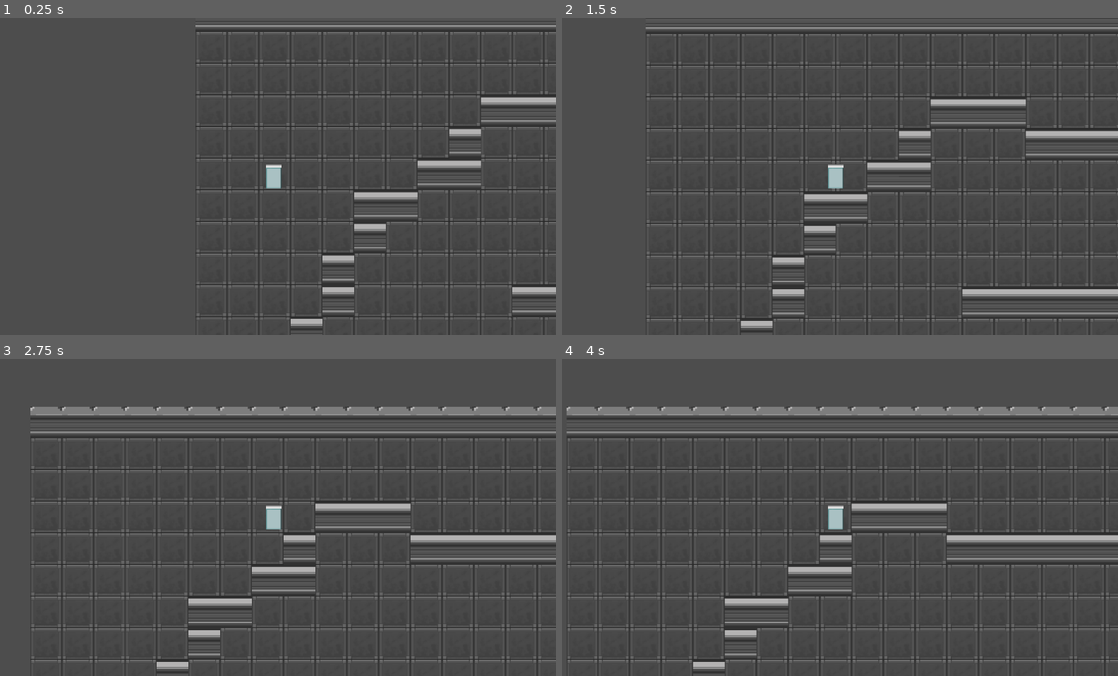
Above: before the commit, frames 1-4 (two rows, left to right).
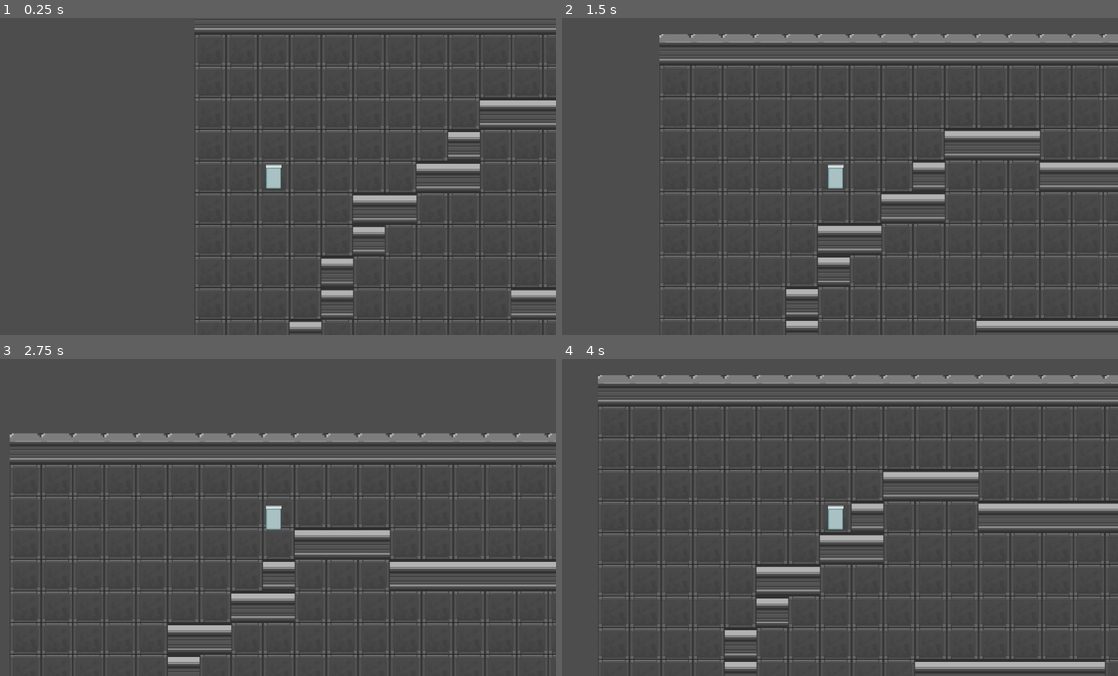
Above: after the commit, the same moments.

Repository: AlbertPec/TGK-2026
Game: Godot game, scene res://van_buren.tscn
Same seed, same stepped clock (60 frames per second), same inputs: the game is played once before the commit and once after it.
Inputs (mouse positions are in pixels of both pictures, inside the frame that each line leads up to):
- Up to frame 1 (0.25 s): no input
- Up to frame 2 (1.5 s): tap Enter at 0.5 s; move the mouse to (962, 160) at 0.52 s; press the mouse at (962, 160) at 0.53 s; move the mouse to (723, 192) at 1.27 s; release the mouse at (723, 192) at 1.28 s; click (723, 192) at 1.35 s
- Up to frame 3 (2.75 s): tap Space at 2 s; move the mouse to (328, 447) at 2.02 s; press the mouse at (328, 447) at 2.03 s
- Up to frame 4 (4 s): move the mouse to (806, 580) at 2.77 s; release the mouse at (806, 580) at 2.78 s; click (806, 580) at 2.85 s; move the mouse to (1006, 565) at 3.52 s; press the mouse at (1006, 565) at 3.53 s

The runs differ from the first frame. In frame 1, 12% of the frame differs, in the area x 35-100%, y 2-100%; in frame 2, 13%; in frame 3, 19%, in the area x 1-100%, y 15-100%; in frame 4, 14%.

Commit message:
swithing stations and spawn poit for each map

Diff:
--- a/board/grid_navigation_provider.gd
+++ b/board/grid_navigation_provider.gd
@@ -21,7 +21,6 @@
 
 func _on_level_changed(body):
 	if body.is_in_group("players"):
-		print("emituje,signal")
 		emit_signal("switch_station", next_station)
 
 func _ready() -> void:
--- a/board/tile_map_deafult.tscn
+++ b/board/tile_map_deafult.tscn
@@ -461,4 +461,4 @@
 polygon = PackedVector2Array(-76, -59, 78, -61, 81, 161, -73, 162)
 
 [node name="SpawnPoint" type="Marker2D" parent="." unique_id=1201148866]
-position = Vector2(79, 178)
+position = Vector2(80, 175)
--- a/goal.gd
+++ /dev/null
@@ -1,19 +0,0 @@
-extends Area2D
-
-signal reached(direction)
-
-var direction
-
-func _on_body_entered(body):
-	emit_signal("reached", direction)
-
-# Called when the node enters the scene tree for the first time.
-func _ready() -> void:
-	connect("body_entered", _on_body_entered)
-	if name == "GoalLeft": direction = "left"
-	else: direction = "right"
-
-
-# Called every frame. 'delta' is the elapsed time since the previous frame.
-func _process(delta: float) -> void:
-	pass
--- a/player/player.gd
+++ b/player/player.gd
@@ -11,18 +11,7 @@
 		push_error("Grid navigation provider not found in group: grid_navigation_provider")
 		return
 
-	var floor_layer = navigation_provider.get_floor_layer()
-	var walls_layer = navigation_provider.get_walls_layer()
-	if floor_layer == null or walls_layer == null:
-		push_error("Grid navigation provider returned invalid floor/walls layers")
-		return
-
-	grid_movement.setup(
-		floor_layer,
-		walls_layer,
-		movement_animation_speed,
-		max_move_distance
-	)
+	setup_grid_movement(navigation_provider)
 
 func _input(event: InputEvent) -> void:
 	if event.is_action_pressed("move") == false:
--- a/van_buren.tscn
+++ b/van_buren.tscn
@@ -1,6 +1,6 @@
 [gd_scene format=3 uid="uid://rhdlkha5jxix"]
 
-[ext_resource type="Script" uid="uid://bnbfeqattnn2j" path="res://world.gd" id="1_kqt35"]
+[ext_resource type="Script" uid="uid://bnbfeqattnn2j" path="res://world/world.gd" id="1_kqt35"]
 [ext_resource type="PackedScene" uid="uid://bgu6l7clj2kut" path="res://player/player.tscn" id="2_lamf8"]
 [ext_resource type="Script" uid="uid://cdy01udbeauyi" path="res://player/player.gd" id="3_kqt35"]
 [ext_resource type="PackedScene" uid="uid://dibka6g8ih7ef" path="res://board/tile_map_nowy_kleparz.tscn" id="4_kqt35"]
--- a/world.gd
+++ b/world/world.gd
@@ -27,7 +27,6 @@
 
 
 func _on_level_changed(station):
-	print(station)
 	change_board("res://board/%s.tscn" % station)
 
 func _ready() -> void:
Not shown, removed: goal.gd.uid
Renamed: world.gd.uid -> world/world.gd.uid
